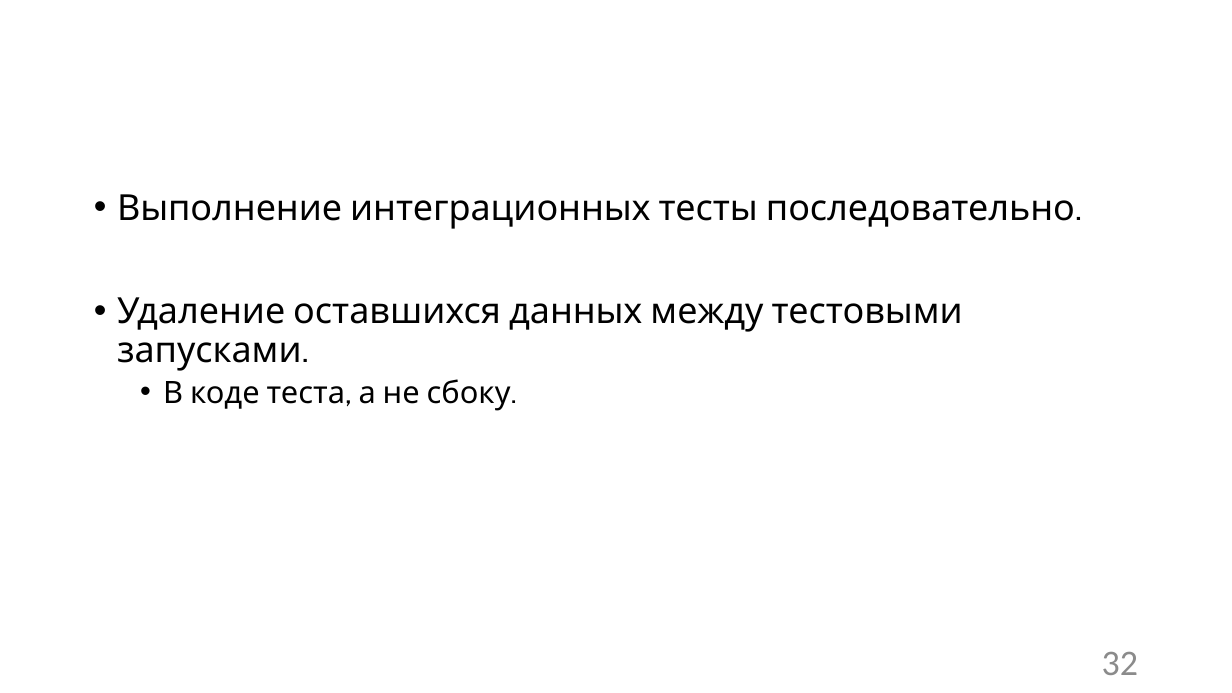
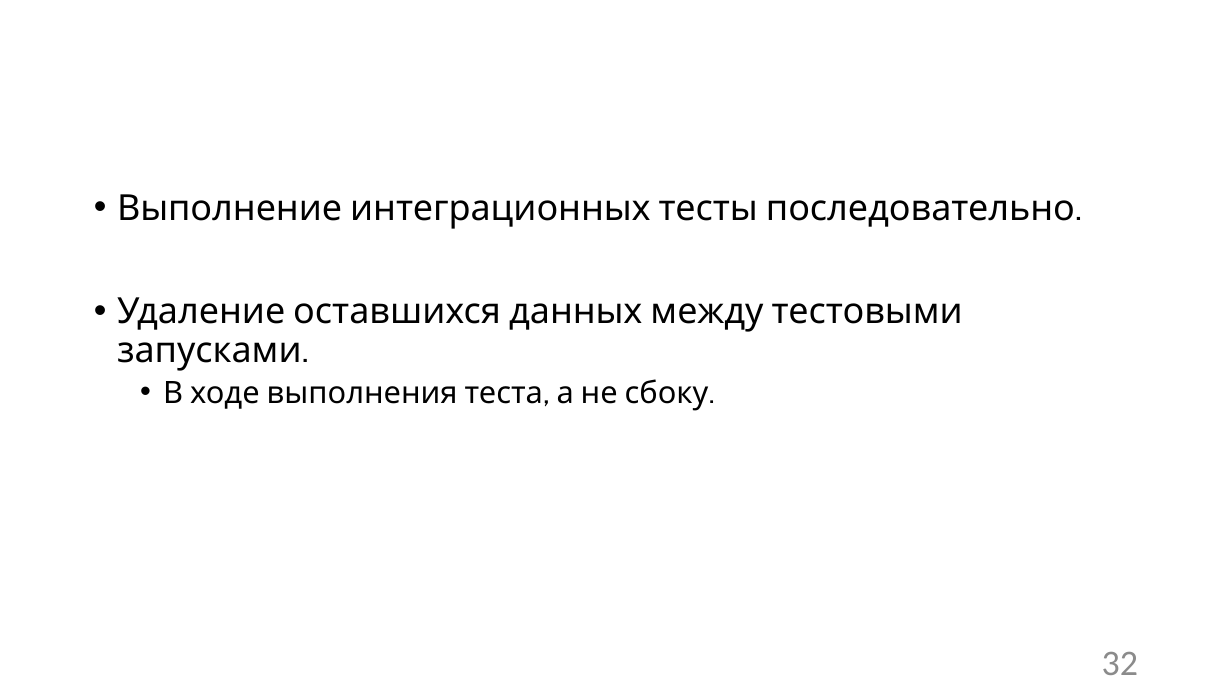
Before and after one commit to Sa1Gur/DbTest.Containers, a slide deck: slide 32 of DbaseTesting.pptx. Drawn at 1232x693 pixels with LibreOffice and Linux fonts; fonts in the diff are those of the drawing; background and template pictures are left out. Boxes give left, top, right and bottom in pixels: in the first picture for what was removed or moved away, otherwise in the second. Text is boxed around its words. In the diff, an @@ line names an element or a change of style, - is before the commit and + after.

```diff
--- a/DbaseTesting.pptx
+++ b/DbaseTesting.pptx
@@ text at box(163, 379, 709, 411): text changed @@
-  • В коде теста, а не сбоку.
+  • В ходе выполнения теста, а не сбоку.
```
Also in this commit, not shown: 9 other slides changed, 1 other file.
